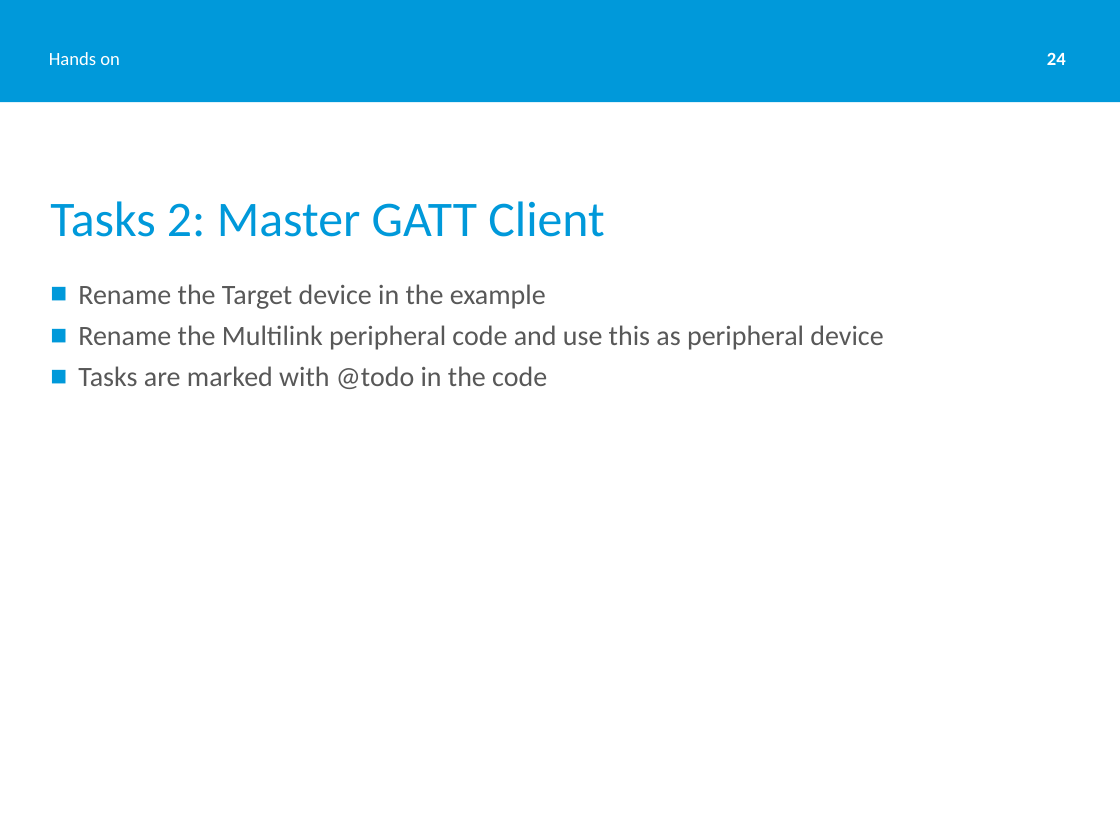
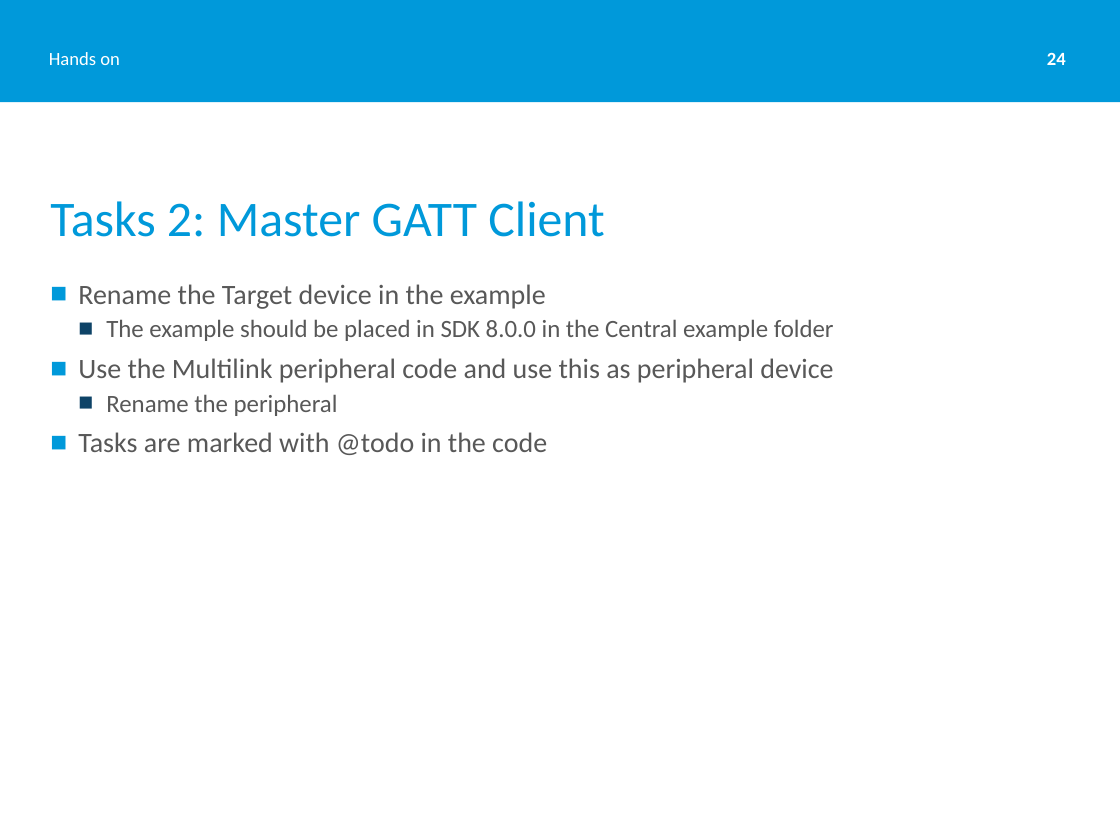
Before and after one commit to Skjerve/nRF51-S130-HK, a slide deck: slide 24 of S130 Introduction.pptx. Drawn at 1120x840 pixels with LibreOffice and Linux fonts; fonts in the diff are those of the drawing; background and template pictures are left out. Boxes give left, top, right and bottom in pixels: in the first picture for what was removed or moved away, otherwise in the second. Text is boxed around its words. In the diff, an @@ line names an element or a change of style, - is before the commit and + after.

```diff
--- a/S130 Introduction.pptx
+++ b/S130 Introduction.pptx
@@ text at [78, 319, 834, 416]: text changed; size 18 to 16 pt @@
-■ Rename the Multilink peripheral code and use this as peripheral device
+  ■ The example should be placed in SDK 8.0.0 in the Central example folder
+■ Use the Multilink peripheral code and use this as peripheral device
+  ■ Rename the peripheral
```
Also in this commit, not shown: 9 other slides changed, 5 slides added.
